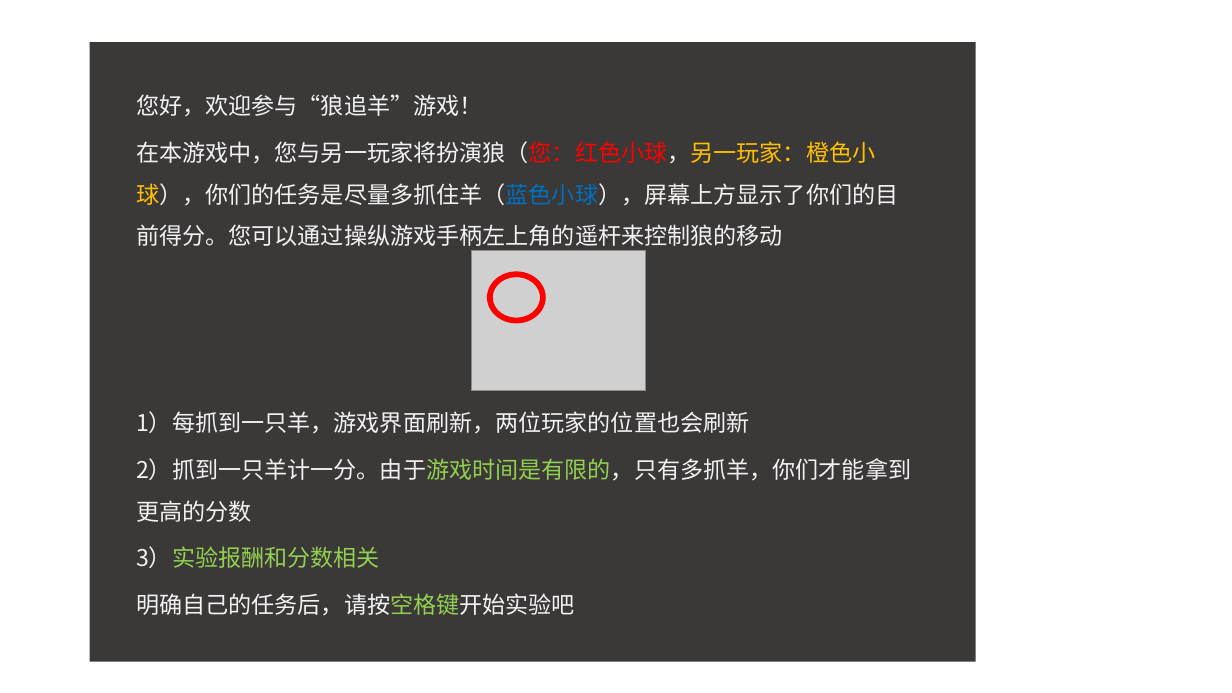
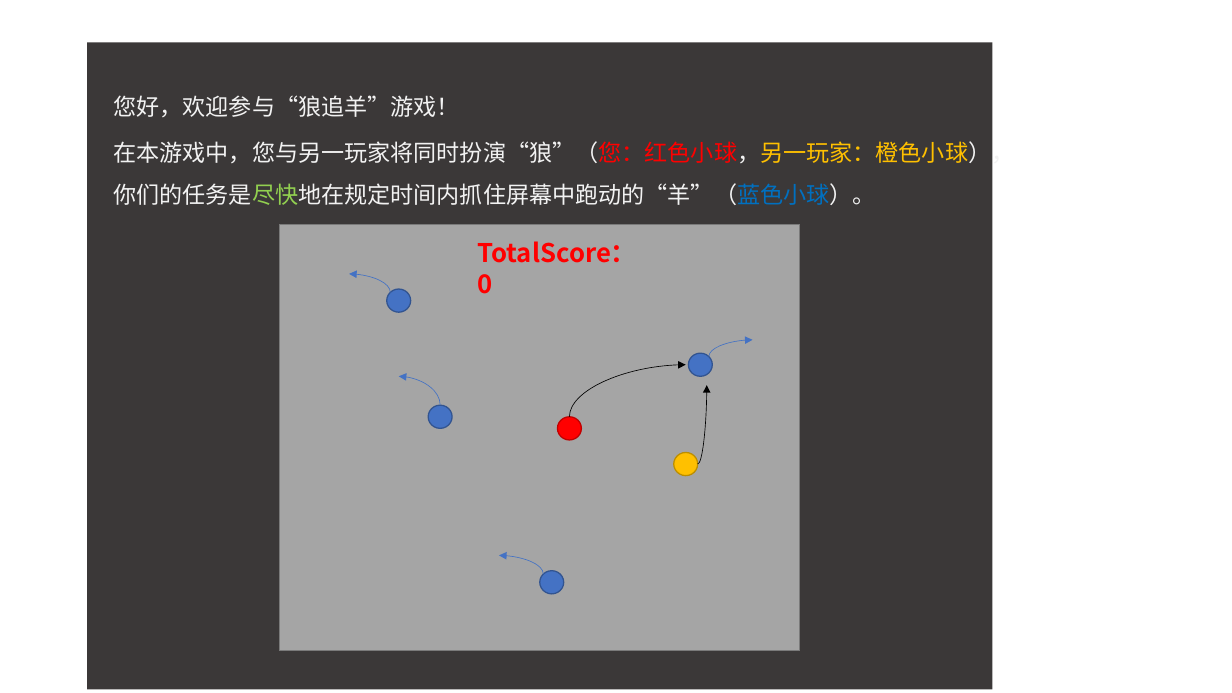
Before and after one commit to ChenyaGu/imagineWeCooperation, a slide deck: slide 1 of pictures/introduction.pptx. Drawn at 1232x693 pixels with LibreOffice and Linux fonts; fonts in the diff are those of the drawing; grey boxes stand for pictures. Boxes give left, top, right and bottom in pixels: in the first picture for what was removed or moved away, otherwise in the second. Text is boxed around its words. In the diff, an @@ line names an element or a change of style, - is before the commit and + after.

```diff
--- a/pictures/introduction.pptx
+++ b/pictures/introduction.pptx
@@ rectangle: place and size @@
-rectangle at bbox=[90, 43, 976, 663]
+rectangle at bbox=[87, 43, 993, 689]
@@ text "您好，欢迎参与“狼追羊”游戏！": place and size @@
-text "您好，欢迎参与“狼追羊”游戏！" at bbox=[136, 94, 911, 615]
+text "您好，欢迎参与“狼追羊”游戏！" at bbox=[113, 95, 1014, 205]
@@ text at bbox=[113, 138, 1014, 205]: text changed @@
-在本游戏中，您与另一玩家将扮演狼（您：红色小球，另一玩家：橙色小球），你们的任务是尽量多抓住羊（蓝色小球），屏幕上方显示了你们的目前得分。您可以通过操纵游戏手柄左上角的遥杆来控制狼的移动
-1）每抓到一只羊，游戏界面刷新，两位玩家的位置也会刷新
-2）抓到一只羊计一分。由于游戏时间是有限的，只有多抓羊，你们才能拿到更高的分数
-3）实验报酬和分数相关
-明确自己的任务后，请按空格键开始实验吧
+在本游戏中，您与另一玩家将同时扮演“狼”（您：红色小球，另一玩家：橙色小球），你们的任务是尽快地在规定时间内抓住屏幕中跑动的“羊”（蓝色小球）。
@@ picture removed at bbox=[471, 250, 645, 391] @@
@@ curved arrow added from (390, 292) to (349, 274), #4472C4 0.5 pt @@
@@ curved arrow added from (709, 357) to (752, 340), #4472C4 0.5 pt @@
@@ curved arrow added from (440, 406) to (399, 376), #4472C4 0.5 pt @@
@@ group added at bbox=[280, 225, 800, 651]: 5 ellipses, 2 curved arrows, 1 rectangle, 1 text @@
+TotalScore： 0
@@ ellipse: place and size @@
-ellipse at bbox=[490, 274, 543, 321]
+ellipse at bbox=[428, 406, 452, 429]
@@ ellipse at bbox=[428, 406, 452, 429]: fill none to #4472C4; outline #FF0000 4.5 pt to #325491 1 pt @@
@@ curved arrow added from (543, 574) to (499, 555), #4472C4 0.5 pt @@
```
Also in this commit, not shown: 4 other slides changed, 5 slides added, 1 slide removed, 22 other files.
